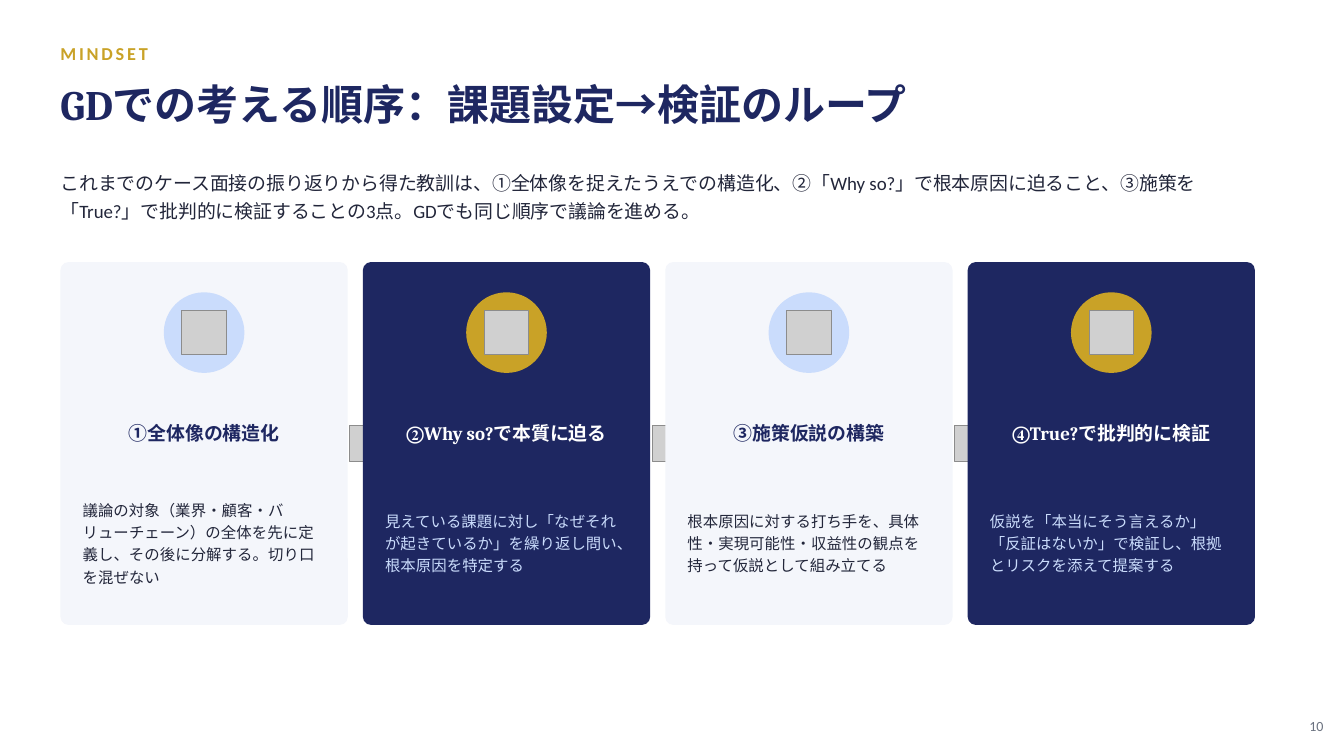
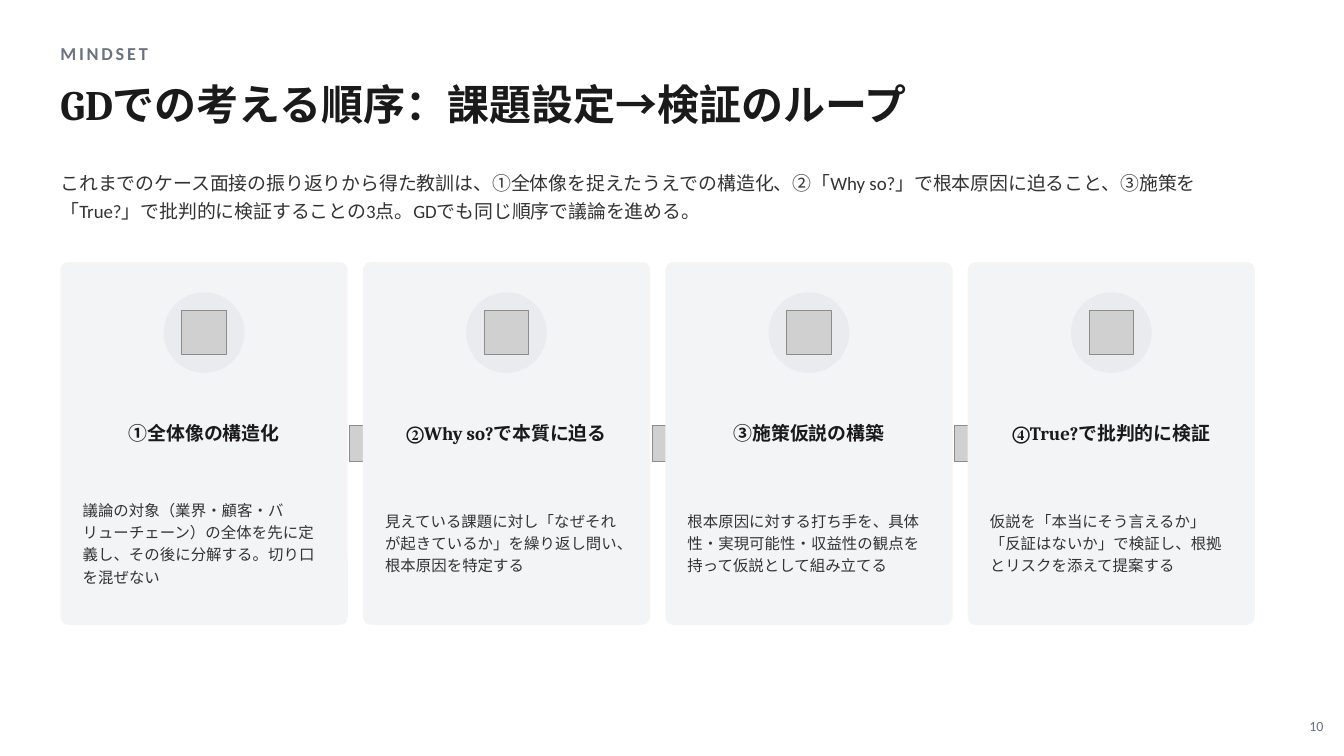
Before and after one commit to nasukazunori/NasuVault2, a slide deck: slide 10 of 信吾/NRI/添付ファイル/金融ビジネスモデル_GD対策.pptx. Drawn at 1344x756 pixels with LibreOffice and Linux fonts; fonts in the diff are those of the drawing; grey boxes stand for pictures. Boxes give left, top, right and bottom in pixels: in the first picture for what was removed or moved away, otherwise in the second. Text is boxed around its words. In the diff, an @@ line names an element or a change of style, - is before the commit and + after.

```diff
--- a/信吾/NRI/添付ファイル/金融ビジネスモデル_GD対策.pptx
+++ b/信吾/NRI/添付ファイル/金融ビジネスモデル_GD対策.pptx
@@ text "MINDSET" at box(60, 48, 147, 60): text colour #C9A227 to #6B7280 @@
@@ rounded rectangle at box(60, 262, 348, 625): fill #F4F6FB to #F3F4F6 @@
@@ rounded rectangle at box(363, 262, 650, 625): fill #1E2761 to #F3F4F6 @@
@@ rounded rectangle at box(665, 262, 953, 625): fill #F4F6FB to #F3F4F6 @@
@@ rounded rectangle at box(968, 262, 1255, 625): fill #1E2761 to #F3F4F6 @@
@@ ellipse at box(163, 292, 244, 373): fill #CADCFC to #EAEBEF @@
@@ ellipse at box(466, 292, 546, 373): fill #C9A227 to #EAEBEF @@
@@ ellipse at box(768, 292, 849, 373): fill #CADCFC to #EAEBEF @@
@@ ellipse at box(1071, 292, 1151, 373): fill #C9A227 to #EAEBEF @@
@@ text "②Why so?で本質に迫る" at box(467, 424, 607, 442): text colour #FFFFFF to #1A1A1A @@
@@ text colour #1E2761 to #1A1A1A in 3 elements at box(60, 84, 906, 124), box(129, 424, 279, 442), box(734, 424, 884, 442) @@
@@ text "④True?で批判的に検証" at box(1079, 424, 1211, 442): text colour #FFFFFF to #1A1A1A @@
@@ text "見えている課題に対し「なぜそれが起きているか」を繰り返し問い、根本原因を特定する" at box(385, 514, 632, 573): text colour #CADCFC to #333333 @@
@@ text colour #22263A to #333333 in 3 elements at box(60, 174, 1195, 220), box(83, 503, 315, 584), box(687, 514, 919, 572) @@
@@ text "仮説を「本当にそう言えるか」「反証はないか」で検証し、根拠とリスクを添えて提案する" at box(990, 514, 1222, 573): text colour #CADCFC to #333333 @@
```
Also in this commit, not shown: 10 other slides changed.
